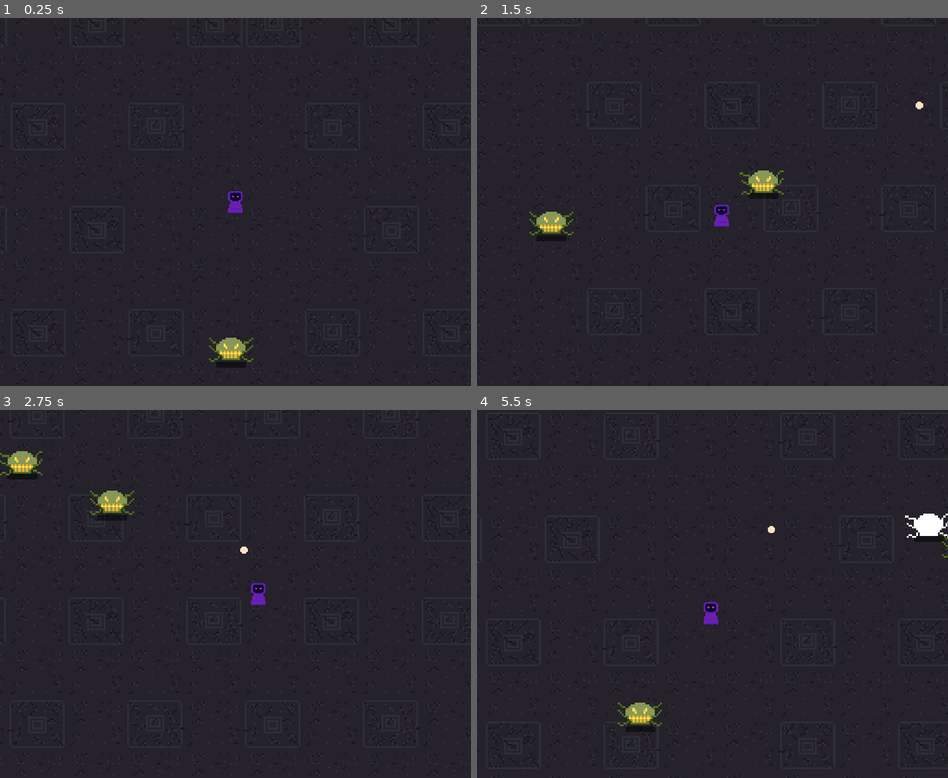
Above: before the commit, frames 1-4 (two rows, left to right).
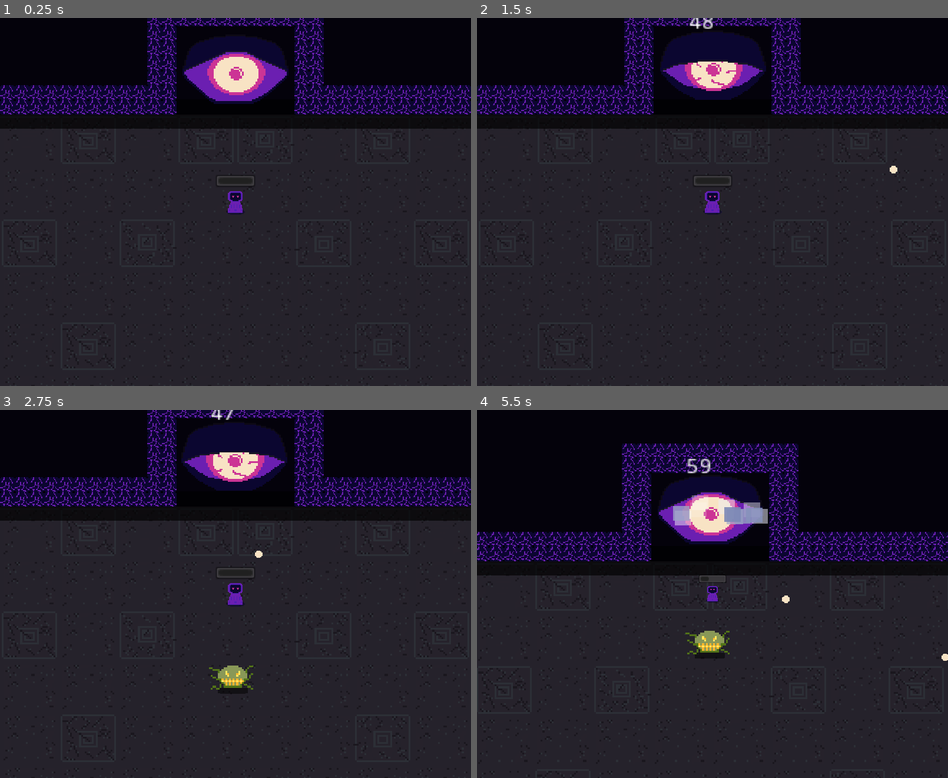
Above: after the commit, the same moments.

Repository: LeoCal4/LD46-Sanjuro-Game
Game: Godot game, scene res://Scene1.tscn
Two runs of this game, one before a commit and one after it. Both use one fixed random seed, a clock stepped at 60 frames per second and the inputs below. The engine's default icon, where the game draws it, is replaced by a stand-in: a white triangle on a blue panel in a dark square.
Inputs (mouse positions are in pixels of both pictures, inside the frame that each line leads up to):
- Up to frame 1 (0.25 s): no input
- Up to frame 2 (1.5 s): move the mouse to (816, 183) at 0.52 s; press the mouse at (816, 183) at 0.53 s; hold Right (right) 0.53-1.28 s; tap E (action) at 0.6 s; move the mouse to (618, 220) at 1.27 s; release the mouse at (618, 220) at 1.28 s; hold S (down) from 1.28 s (still down); click (618, 220) at 1.35 s
- Up to frame 3 (2.75 s): tap E (action) at 1.55, 2.1 s; move the mouse to (282, 513) at 2.02 s; release S (down) at 2.03 s; press the mouse at (282, 513) at 2.03 s; hold Right (right) from 2.03 s (still down)
- Up to frame 4 (5.5 s): move the mouse to (688, 667) at 2.77 s; release Right (right) at 2.78 s; release the mouse at (688, 667) at 2.78 s; hold Up (up) 2.78-3.53 s; click (688, 667) at 2.85 s; tap E (action) at 3.05, 3.6, 4.55, 5.1 s; move the mouse to (853, 649) at 3.52 s; press the mouse at (853, 649) at 3.53 s; hold Left (left) 3.53-5.03 s; move the mouse to (571, 538) at 4.27 s; release the mouse at (571, 538) at 4.28 s; click (571, 538) at 4.35 s; move the mouse to (736, 594) at 5.02 s; press the mouse at (736, 594) at 5.03 s; hold S (down) from 5.03 s (still down)

The runs differ from the first frame. In frame 1, 29% of the frame differs, in the area x 0-100%, y 0-95%; in frame 2, 30%; in frame 3, 29%; in frame 4, 44%, in the area x 0-100%, y 0-88%.

Commit message:
Added ranged enemies

Diff:
--- a/Enemy.gd
+++ b/Enemy/Enemy.gd
@@ -13,9 +13,9 @@
 onready var damage_sprite = $DamageSprite
 onready var anim_player = $AnimationPlayer
 
-var player
+var target
 var hp = FULL_HP setget set_hp
-var damage
+var damage = 20
 var motion
 var acceleration
 var knockback
@@ -23,7 +23,6 @@
 signal camera_shake_requested
 
 func _ready():
-	damage = 20
 	add_to_group('enemies')
 	motion = Vector2.ZERO
 	acceleration = Vector2.ZERO
@@ -33,17 +32,21 @@
 		map_navigation = get_tree().get_nodes_in_group('navigation2d')[0]
 
 func _physics_process(delta):
-	if player == null:
-		player = get_tree().get_nodes_in_group('player')[0]
+	if target == null:
+		target = get_tree().get_nodes_in_group('player')[0]
 	search(delta)
 	if knockback != Vector2():
 		knockback = knockback.linear_interpolate(Vector2(), 0.5)
 
 func search(delta):
 	var starting_point = self.global_position
-	if (player.global_position.distance_to(starting_point)) >= 500:
+	if !is_instance_valid(target) or target.is_queued_for_deletion():
+		if !SceneLoader.is_loading_scene:
+			target = get_tree().get_nodes_in_group('player')[0]
 		return
-	var path_to_player = map_navigation.get_simple_path(starting_point, player.global_position)
+	if (target.global_position.distance_to(starting_point)) >= 500:
+		return
+	var path_to_player = map_navigation.get_simple_path(starting_point, target.global_position)
 	var move_distance = MOVE_SPEED * delta
 	for point in range(path_to_player.size()):
 		var distance_to_next_point = starting_point.distance_to(path_to_player[point])
@@ -59,10 +62,10 @@
 	if motion != Vector2() and !anim_player.is_playing():
 		anim_player.play('move')
 
-func recieve_damage(damage, knockback_direction):
+func receive_damage(damage, knockback_direction, source):
+	target = source
 	set_hp(damage)
 	emit_signal('camera_shake_requested')
-	#knockback = lerp(acceleration, knockback_direction * 5, 0.5)
 	knockback = knockback_direction * KNOCKBACK
 	anim_player.stop()
 	sprite.visible = false
@@ -83,9 +86,8 @@
 	if hp <= 0:
 		die()
 
-
 func _on_PlayerHitArea_body_entered(body):
-	if body == get_tree().get_nodes_in_group('player')[0]:
-		print('player hit')
-		body.receive_damage(damage)
-		knockback -= (body.global_position - global_position).normalized() * KNOCKBACK
+	if body == target:
+		var knockback_direction = (body.global_position - global_position).normalized()
+		body.receive_damage(damage, knockback_direction, self)
+		knockback -= knockback_direction * KNOCKBACK
--- a/Enemy/Enemy.tscn
+++ b/Enemy/Enemy.tscn
@@ -1,9 +1,10 @@
 [gd_scene load_steps=8 format=2]
 
-[ext_resource path="res://Enemy.gd" type="Script" id=1]
+[ext_resource path="res://Enemy/Enemy.gd" type="Script" id=1]
 [ext_resource path="res://icon.png" type="Texture" id=2]
 [ext_resource path="res://Enemy/EnemyTileset.png" type="Texture" id=3]
 [ext_resource path="res://Enemy/EnemyWhiteframe.png" type="Texture" id=4]
+
 
 [sub_resource type="CircleShape2D" id=1]
 radius = 7.70517
--- /dev/null
+++ b/Enemy/EnemyBullet/EnemyBullet.gd
@@ -0,0 +1,15 @@
+extends Area2D
+
+export var speed = 7
+export var damage = 30
+var direction = Vector2()
+var parent = null
+
+func _physics_process(delta):
+	position += direction * speed
+
+func _on_EnemyBullet_body_entered(body):
+	if body != parent:
+		if body.is_in_group('player') or body.is_in_group('enemies'):
+			body.receive_damage(damage, (body.global_position - self.global_position).normalized(), parent)
+		queue_free()
--- /dev/null
+++ b/Enemy/EnemyBullet/EnemyBullet.tscn
@@ -0,0 +1,21 @@
+[gd_scene load_steps=4 format=2]
+
+[ext_resource path="res://Enemy/EnemyBullet/EnemyBullet.gd" type="Script" id=1]
+[ext_resource path="res://Enemy/EnemyBullet/EnemyBullet.png" type="Texture" id=2]
+
+[sub_resource type="CircleShape2D" id=1]
+radius = 3.91591
+
+[node name="EnemyBullet" type="Area2D"]
+scale = Vector2( 1.5, 1.5 )
+collision_layer = 0
+collision_mask = 7
+script = ExtResource( 1 )
+
+[node name="Sprite" type="Sprite" parent="."]
+modulate = Color( 0.203922, 0.556863, 0.227451, 1 )
+texture = ExtResource( 2 )
+
+[node name="CollisionShape2D" type="CollisionShape2D" parent="."]
+shape = SubResource( 1 )
+[connection signal="body_entered" from="." to="." method="_on_EnemyBullet_body_entered"]
--- /dev/null
+++ b/Enemy/RangedEnemy.gd
@@ -0,0 +1,33 @@
+extends "Enemy.gd"
+
+var can_attack = false
+var bullet_scene = preload("res://Enemy/EnemyBullet/EnemyBullet.tscn")
+
+
+
+var bullet_damage = 15
+var shooting_delay = 1
+var time = 0
+
+onready var raycast = $RayCast2D
+
+func _ready():
+	._ready()
+	damage = 10
+
+func _process(delta):
+	time += delta
+	var player = get_tree().get_nodes_in_group('player')[0]
+	if (player.global_position.distance_to(global_position)) >= 200 and time >= shooting_delay:
+		var direction = (player.global_position - global_position).normalized()
+		raycast.cast_to = direction * 200
+		raycast.force_raycast_update()
+		if raycast.get_collider() == player:
+			var bullet = bullet_scene.instance()
+			bullet.position = self.global_position
+			direction = (player.global_position - self.global_position).normalized()
+			bullet.direction = direction
+			bullet.parent = self
+			bullet.damage = bullet_damage
+			get_tree().get_root().add_child(bullet)
+			time = 0
--- /dev/null
+++ b/Enemy/RangedEnemy.tscn
@@ -0,0 +1,24 @@
+[gd_scene load_steps=3 format=2]
+
+[ext_resource path="res://Enemy/Enemy.tscn" type="PackedScene" id=1]
+[ext_resource path="res://Enemy/RangedEnemy.gd" type="Script" id=2]
+
+[node name="RangedEnemy" instance=ExtResource( 1 )]
+script = ExtResource( 2 )
+
+[node name="Sprite" parent="." index="2"]
+modulate = Color( 0.333333, 0.772549, 0.113725, 1 )
+
+[node name="PlayerHitArea" parent="." index="5"]
+visible = false
+
+[node name="CollisionShape2D" parent="PlayerHitArea" index="0"]
+visible = false
+
+[node name="RayCast2D" type="RayCast2D" parent="." index="6"]
+enabled = true
+cast_to = Vector2( 0, 1 )
+collision_mask = 7
+
+[node name="ShootTimer" type="Timer" parent="." index="7"]
+wait_time = 0.8
--- a/EnemySpawner.gd
+++ b/EnemySpawner.gd
@@ -1,8 +1,6 @@
 extends Node2D
 
-#export(Array, PackedScene) var enemies = []
-
-var enemy_scene = preload('res://Enemy/Enemy.tscn')
+export(Array, PackedScene) var enemies = []
 
 var time_since_last_spawn = 0
 
@@ -20,9 +18,8 @@
 
 func spawn_enemy(position):
 	# play windup animation
-#	enemies.shuffle()
-#	var enemy_scene = enemies.front()
-#	var enemy = enemy_scene.instance()
+	enemies.shuffle()
+	var enemy_scene = enemies.front()
 	var enemy = enemy_scene.instance()
 	enemy.position = position
 	get_tree().get_root().call_deferred('add_child', enemy)
--- a/Globals/SceneLoader.gd
+++ b/Globals/SceneLoader.gd
@@ -39,6 +39,8 @@
 
 func _disable_ui():
 	UI.disable_buttons()
+	for enemy in get_tree().get_nodes_in_group('enemies'):
+		enemy.set_physics_process(false)
 
 
 func _activate_ui():
--- a/God/God.gd
+++ b/God/God.gd
@@ -16,7 +16,6 @@
 
 func _ready():
 	center = position
-	hp = 89
 
 func _physics_process(delta):
 	time_passed += delta
@@ -29,6 +28,8 @@
 func set_hp(amount):
 	check_berserk(amount)
 	hp = clamp(hp + amount, 0, MAX_HEALTH)
+	if hp <= 0:
+		SceneLoader.reload_scene()
 	label.text = str(int(hp))
 	if hp >= 90:
 		current_frame = 0
--- a/Player/Bullet/Bullet.gd
+++ b/Player/Bullet/Bullet.gd
@@ -3,11 +3,12 @@
 export var speed = 10
 export var damage = 30
 var direction = Vector2()
+var parent
 
 func _physics_process(delta):
 	position += direction * speed
 
 func _on_Bullet_body_entered(body):
 	if body.is_in_group('enemies'):
-		body.recieve_damage(damage, (body.global_position - self.global_position).normalized())
+		body.receive_damage(damage, (body.global_position - self.global_position).normalized(), parent)
 	queue_free()
--- a/Player/Player.gd
+++ b/Player/Player.gd
@@ -1,6 +1,7 @@
 extends KinematicBody2D
 
 const FRICTION = 10
+const KNOCKBACK = 100
 
 var max_souls = 3
 var base_damage = 20
@@ -19,13 +20,17 @@
 var souls = 3
 
 onready var bullet_start_position = $BulletStartPosition
+onready var damage_sprite = $DamageSprite
+onready var sprite = $Sprite
 const bullet_scene = preload("res://Player/Bullet/Bullet.tscn")
 
 var health = max_health
 var move_dir
 var velocity
 var acceleration
+var knockback
 var shoot_delay_timer
+var can_move
 var can_shoot
 var can_sacrifice_souls = false
 var is_berserk = false
@@ -35,6 +40,7 @@
 	move_dir = Vector2(0, 0)
 	velocity = Vector2(0, 0)
 	acceleration = Vector2.ZERO
+	knockback = Vector2.ZERO
 	shoot_delay_timer = get_tree().create_timer(shoot_delay)
 	can_shoot = true
 	yield(get_tree(), 'idle_frame')
@@ -48,9 +54,13 @@
 	if Input.is_action_just_pressed('action'):
 		if can_sacrifice_souls:
 			sacrifice_souls()
+	if knockback != Vector2():
+		knockback = knockback.linear_interpolate(Vector2(), 0.5)
 	#look_at(get_global_mouse_position())
 
 func _handle_movement_input():
+	if !can_move:
+		return
 	move_dir = Vector2.ZERO
 	var move_dir_y = int(Input.is_action_pressed('down')) - int(Input.is_action_pressed('up'))
 	var move_dir_x = int(Input.is_action_pressed('right')) - int(Input.is_action_pressed('left'))
@@ -58,7 +68,7 @@
 
 func _apply_movement(delta):
 	acceleration = move_dir * move_speed * delta
-	velocity += acceleration.clamped(max_move_speed)
+	velocity += acceleration.clamped(max_move_speed) + knockback
 	velocity = move_and_slide(velocity)
 
 func _apply_friction(delta):
@@ -71,6 +81,7 @@
 		bullet_instance.position = bullet_start_position.get_global_position()
 		bullet_instance.direction = -(self.global_position - get_global_mouse_position()).normalized()
 		bullet_instance.damage = damage
+		bullet_instance.parent = self
 		get_tree().get_root().add_child(bullet_instance)
 		yield(get_tree().create_timer(shoot_delay), "timeout")
 		can_shoot = true
@@ -110,5 +121,18 @@
 		change_stats(-7)
 		$BerserkTimer.start()
 
-func receive_damage(amount):
-	pass
+func receive_damage(amount, knockback_direction, source):
+	set_hp(-amount)
+	knockback = knockback_direction * KNOCKBACK
+	sprite.visible = false
+	damage_sprite.visible = true
+	yield(get_tree().create_timer(0.1), 'timeout')
+	sprite.visible = true
+	damage_sprite.visible = false
+
+func set_hp(amount):
+	health += amount
+	$HealthBar.value = health
+	if health <= 0:
+		can_move = false
+		SceneLoader.reload_scene()
--- a/Player/Player.tscn
+++ b/Player/Player.tscn
@@ -1,7 +1,7 @@
 [gd_scene load_steps=5 format=2]
 
 [ext_resource path="res://Player/Player.gd" type="Script" id=1]
-[ext_resource path="res://Player/Character.png" type="Texture" id=2]
+[ext_resource path="res://Player/CharacterTileset.png" type="Texture" id=2]
 [ext_resource path="res://Player/Camera2D.gd" type="Script" id=3]
 
 [sub_resource type="CapsuleShape2D" id=1]
@@ -15,8 +15,19 @@
 [node name="CollisionShape2D" type="CollisionShape2D" parent="."]
 shape = SubResource( 1 )
 
+[node name="Shadow" type="Sprite" parent="."]
+modulate = Color( 1, 1, 1, 0.556863 )
+position = Vector2( 0.122086, 1.03774 )
+scale = Vector2( 1.22891, 1.08648 )
+texture = ExtResource( 2 )
+vframes = 2
+hframes = 2
+frame = 2
+
 [node name="Sprite" type="Sprite" parent="."]
 texture = ExtResource( 2 )
+vframes = 2
+hframes = 2
 
 [node name="Camera2D" type="Camera2D" parent="." groups=[
 "camera",
@@ -36,3 +47,19 @@
 
 [node name="BerserkTimer" type="Timer" parent="."]
 wait_time = 10.0
+
+[node name="DamageSprite" type="Sprite" parent="."]
+visible = false
+texture = ExtResource( 2 )
+vframes = 2
+hframes = 2
+frame = 1
+
+[node name="HealthBar" type="ProgressBar" parent="."]
+margin_left = -21.7442
+margin_top = -30.0
+margin_right = 22.2558
+margin_bottom = -16.0
+step = 1.0
+value = 100.0
+percent_visible = false
--- a/Scene1.tscn
+++ b/Scene1.tscn
@@ -9,6 +9,7 @@
 [ext_resource path="res://SoulSacrificeArea.gd" type="Script" id=7]
 [ext_resource path="res://God/God.tscn" type="PackedScene" id=8]
 [ext_resource path="res://EnemySpawner.gd" type="Script" id=9]
+[ext_resource path="res://Enemy/RangedEnemy.tscn" type="PackedScene" id=10]
 
 [sub_resource type="NavigationPolygon" id=1]
 vertices = PoolVector2Array( -500.527, 9.47507, 1014.5, 6.90161, 1015.97, 826.165, -505.241, 828.016 )
@@ -39,24 +40,12 @@
 texture = ExtResource( 3 )
 
 [node name="Enemy" parent="." instance=ExtResource( 4 )]
-position = Vector2( 769.244, 426.318 )
-
-[node name="Enemy2" parent="." instance=ExtResource( 4 )]
-position = Vector2( 1438.5, 762.455 )
-
-[node name="Enemy3" parent="." instance=ExtResource( 4 )]
-position = Vector2( 295.938, 653.927 )
-
-[node name="Enemy4" parent="." instance=ExtResource( 4 )]
-position = Vector2( 1165.68, 231.871 )
-
-[node name="Enemy5" parent="." instance=ExtResource( 4 )]
-position = Vector2( 142.19, 145.952 )
+position = Vector2( 772.417, 488.198 )
 
 [node name="Player" parent="." groups=[
 "player",
 ] instance=ExtResource( 5 )]
-position = Vector2( 774.499, 255.97 )
+position = Vector2( 784.019, 129.036 )
 
 [node name="Walls" type="TileMap" parent="." groups=[
 "walls",
@@ -80,9 +69,11 @@
 navpoly = SubResource( 1 )
 
 [node name="SoulSacrificeArea" type="Area2D" parent="."]
-editor/display_folded = true
 position = Vector2( 814.74, 64.8908 )
 script = ExtResource( 7 )
+__meta__ = {
+"_edit_lock_": true
+}
 
 [node name="CollisionShape2D" type="CollisionShape2D" parent="SoulSacrificeArea"]
 position = Vector2( -29.7478, -0.710938 )
@@ -96,6 +87,7 @@
 [node name="EnemySpawner" type="Node2D" parent="."]
 editor/display_folded = true
 script = ExtResource( 9 )
+enemies = [ ExtResource( 4 ), ExtResource( 10 ) ]
 
 [node name="Position2D" type="Position2D" parent="EnemySpawner"]
 position = Vector2( 175.106, 174.626 )
@@ -234,5 +226,8 @@
 
 [node name="Position2D46" type="Position2D" parent="EnemySpawner"]
 position = Vector2( 1069.29, 290.721 )
+
+[node name="RangedEnemy" parent="." instance=ExtResource( 10 )]
+position = Vector2( 125.348, 74.5739 )
 [connection signal="body_entered" from="SoulSacrificeArea" to="SoulSacrificeArea" method="_on_SoulSacrificeArea_body_entered"]
 [connection signal="body_exited" from="SoulSacrificeArea" to="SoulSacrificeArea" method="_on_SoulSacrificeArea_body_exited"]
--- a/Soul/Soul.gd
+++ b/Soul/Soul.gd
@@ -4,6 +4,7 @@
 var rotation_speed = 3
 var radius = 10
 var angle = 0
+var time_left = 4
 
 func _ready():
 	center = self.position
@@ -11,6 +12,10 @@
 func _physics_process(delta):
 	angle += rotation_speed * delta
 	position = center + Vector2(sin(angle), cos(angle)) * radius
+	time_left -= delta
+	scale -= Vector2(delta/5.0, delta/5.0)
+	if time_left <= 0:
+		queue_free()
 
 
 func _on_Soul_body_entered(body):
Binary file added: Enemy/EnemyBullet/EnemyBullet.png
Not shown, added: Enemy/EnemyBullet/EnemyBullet.png.import
Binary file added: Player/CharacterTileset.png
Not shown, added: Player/CharacterTileset.png.import
Not shown: 1 places in Scene1.tscn that only renumber resources
